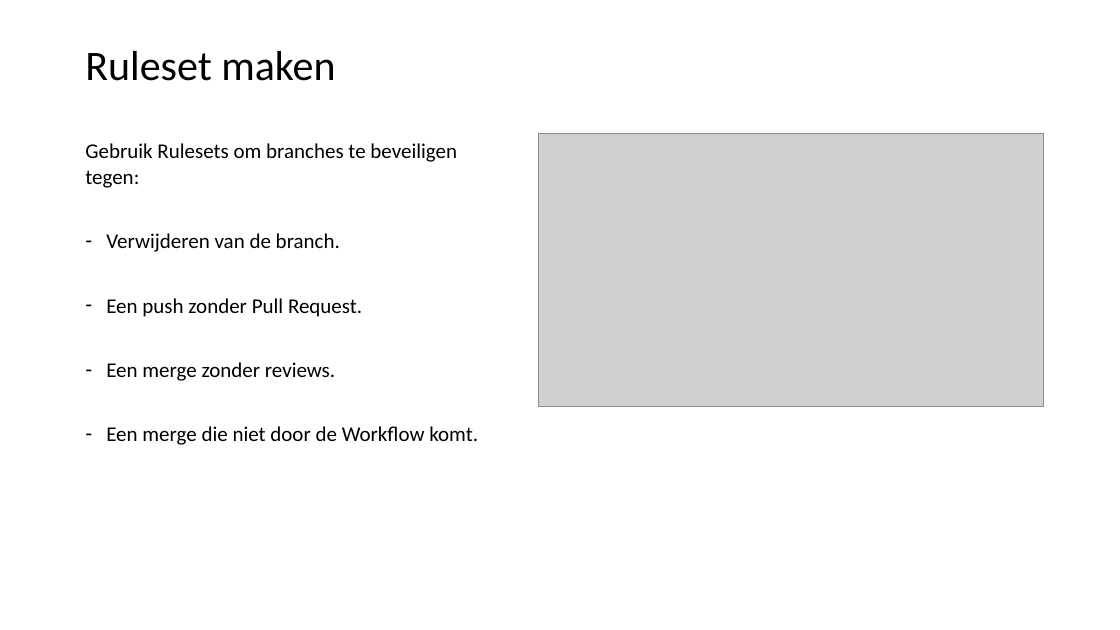
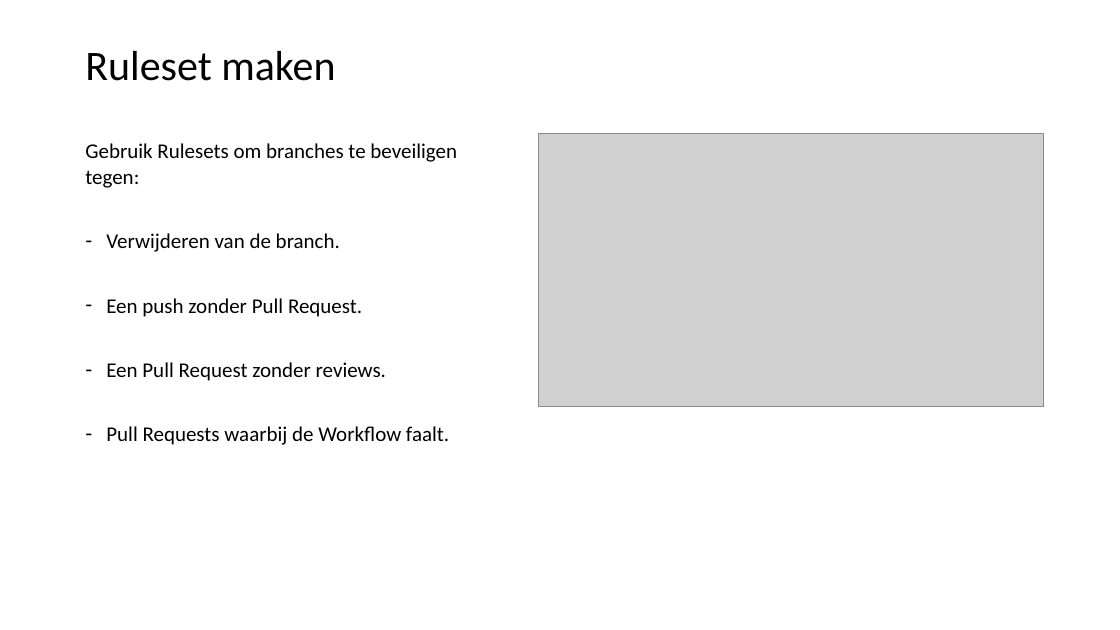
Before and after one commit to LFKoning/git-cursus, a slide deck: slide 33 of 2_collaboration/git_collaboration.pptx. Drawn at 1120x630 pixels with LibreOffice and Linux fonts; fonts in the diff are those of the drawing; grey boxes stand for pictures. Boxes give left, top, right and bottom in pixels: in the first picture for what was removed or moved away, otherwise in the second. Text is boxed around its words. In the diff, an @@ line names an element or a change of style, - is before the commit and + after.

```diff
--- a/2_collaboration/git_collaboration.pptx
+++ b/2_collaboration/git_collaboration.pptx
@@ text at [106,362,449,445]: text changed @@
-– Een merge zonder reviews.
-– Een merge die niet door de Workflow komt.
+– Een Pull Request zonder reviews.
+– Pull Requests waarbij de Workflow faalt.
```
Also in this commit, not shown: 17 other slides changed.
